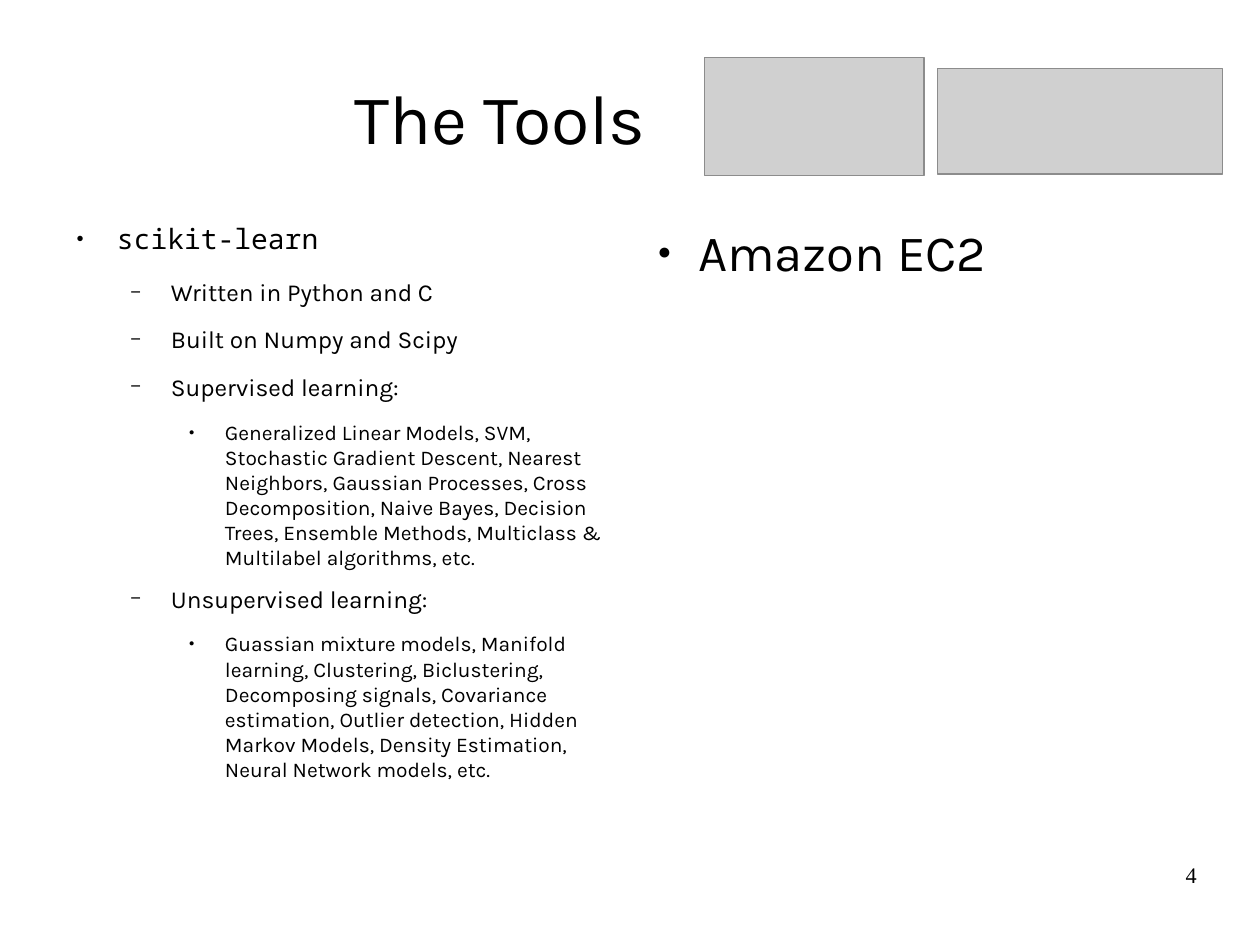
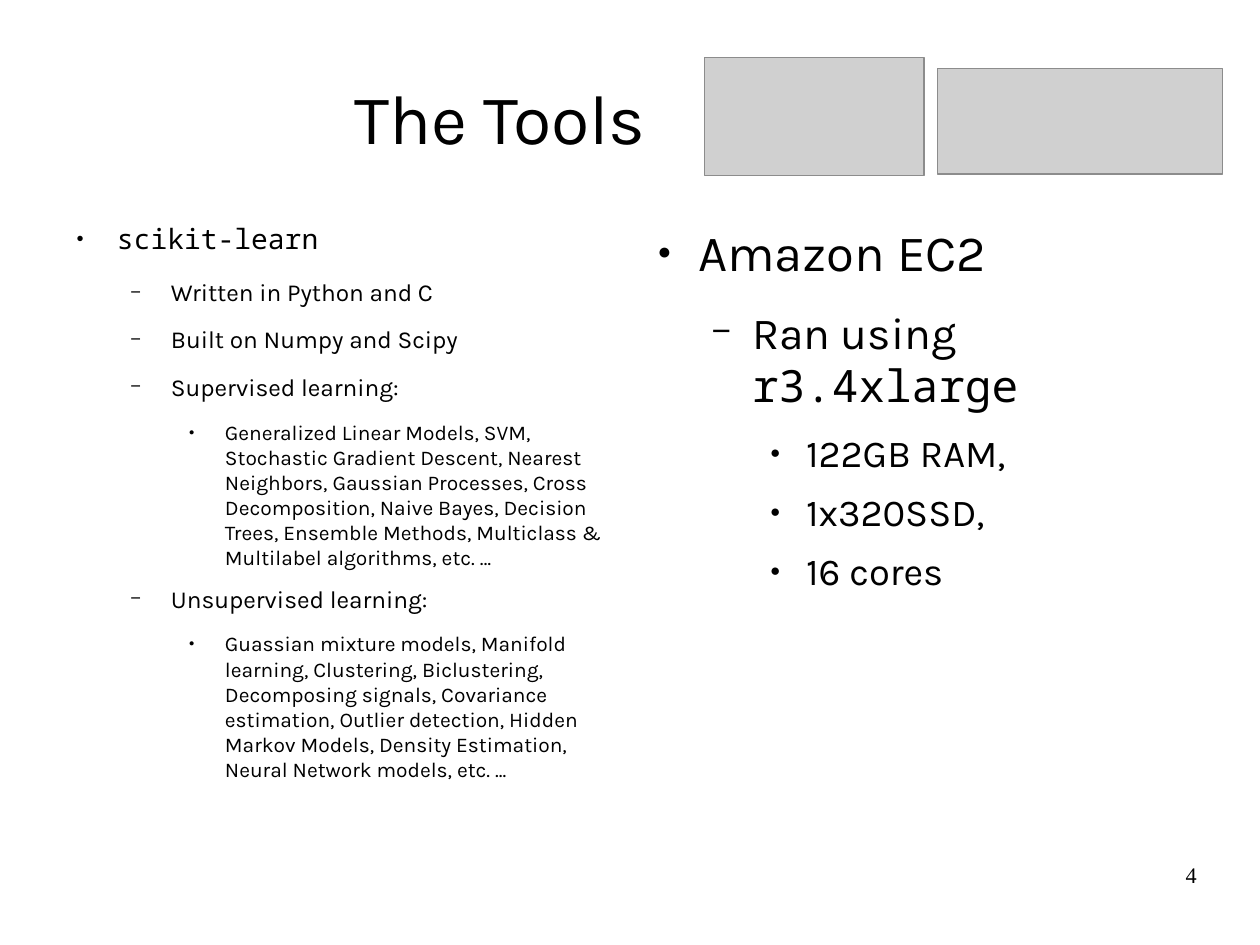
Before and after one commit to jrouly/stackmining, a slide deck: slide 4 of presentation/rouly_wells_presentation.odp. Drawn at 1260x945 pixels with LibreOffice and Linux fonts; fonts in the diff are those of the drawing; grey boxes stand for pictures; background and template pictures are left out. Boxes give left, top, right and bottom in pixels: in the first picture for what was removed or moved away, otherwise in the second. Text is boxed around its words. In the diff, an @@ line names an element or a change of style, - is before the commit and + after.

Commit message:
Added some info to the tools.

```diff
--- a/presentation/rouly_wells_presentation.odp
+++ b/presentation/rouly_wells_presentation.odp
@@ text at (752,318,1018,586): paragraphs added @@
+  − Ran using r3.4xlarge
+    ● 122GB RAM,
+    ● 1x320SSD,
+    ● 16 cores
@@ text at (225,425,587,570): text changed @@
-    ● Generalized Linear Models, SVM, Stochastic Gradient Descent, Nearest Neighbors, Gaussian Processes, Cross Decomposition, Naive Bayes, Decision Trees, Ensemble Methods, Multiclass & Multilabel algorithms, etc.
+    ● Generalized Linear Models, SVM, Stochastic Gradient Descent, Nearest Neighbors, Gaussian Processes, Cross Decomposition, Naive Bayes, Decision Trees, Ensemble Methods, Multiclass & Multilabel algorithms, etc. …
@@ text at (225,636,577,779): text changed @@
-    ● Guassian mixture models, Manifold learning, Clustering, Biclustering, Decomposing signals, Covariance estimation, Outlier detection, Hidden Markov Models, Density Estimation, Neural Network models, etc.
+    ● Guassian mixture models, Manifold learning, Clustering, Biclustering, Decomposing signals, Covariance estimation, Outlier detection, Hidden Markov Models, Density Estimation, Neural Network models, etc. ...
```
